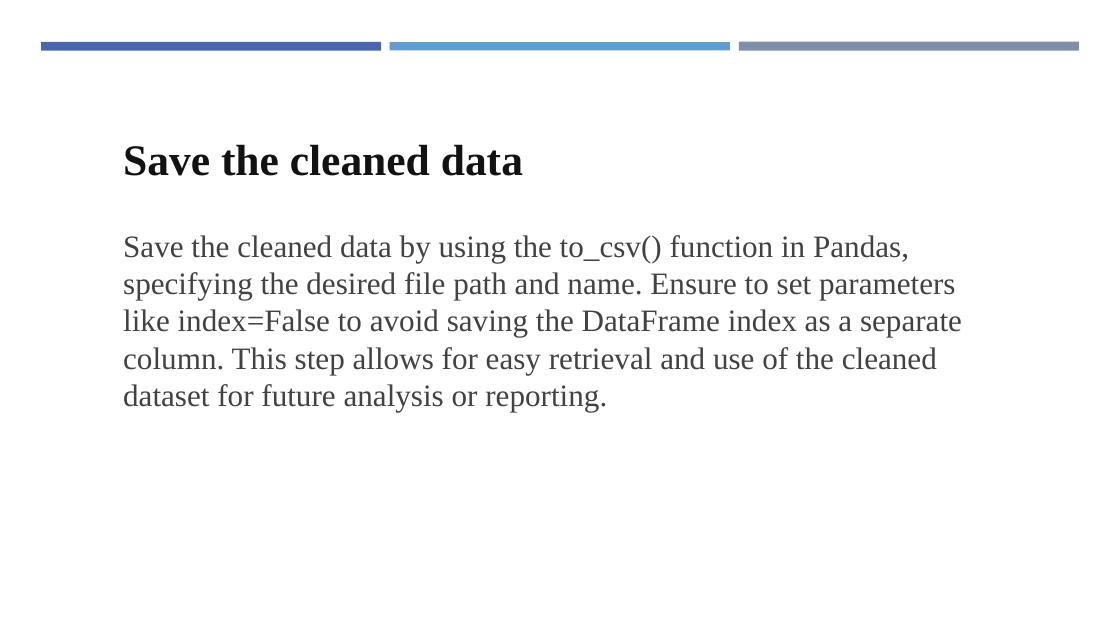
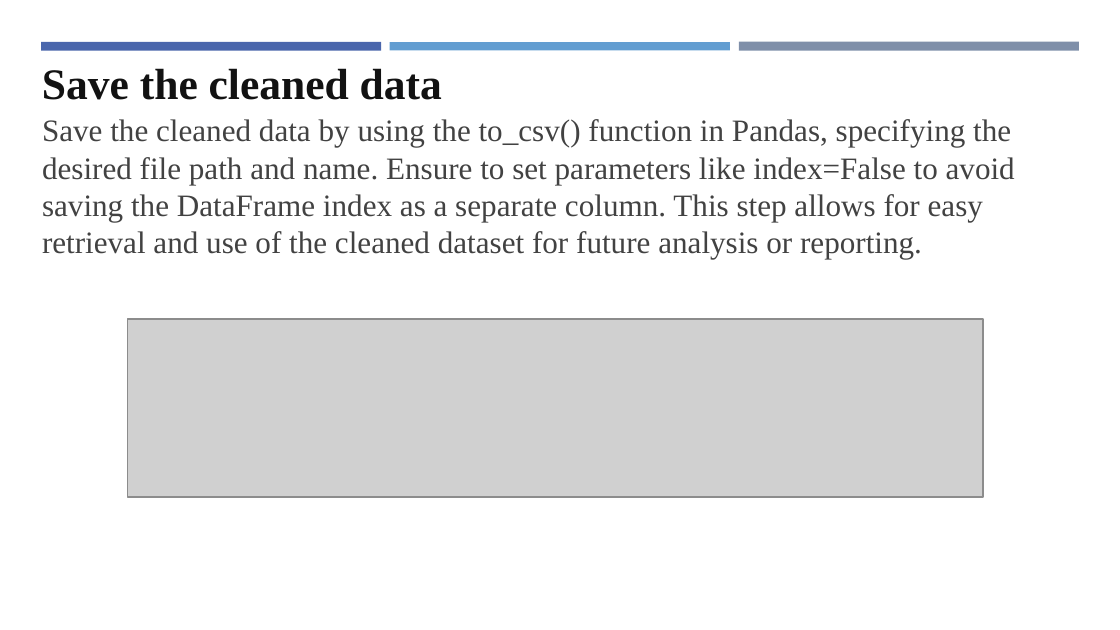
Before and after one commit to kouakoua1/Hospital-Analysis, a slide deck: slide 12 of 5 - Hospital Data Analysis report - Presentation.pptx (slide 21 before the commit). Drawn at 1120x630 pixels with LibreOffice and Linux fonts; fonts in the diff are those of the drawing; grey boxes stand for pictures. Boxes give left, top, right and bottom in pixels: in the first picture for what was removed or moved away, otherwise in the second. Text is boxed around its words. In the diff, an @@ line names an element or a change of style, - is before the commit and + after.

```diff
--- a/5 - Hospital Data Analysis report - Presentation.pptx
+++ b/5 - Hospital Data Analysis report - Presentation.pptx
@@ text "Save the cleaned data": place and size @@
-text "Save the cleaned data" at (123,144,523,176)
+text "Save the cleaned data" at (42,68,442,100)
@@ text "Save the cleaned data by ..." rewrapped from (123,235,962,412) to (42,119,1015,259) @@
@@ picture added at (128,319,983,497) @@
```
Also in this commit, not shown: 18 other slides changed, 5 slides added, 21 slides removed.
